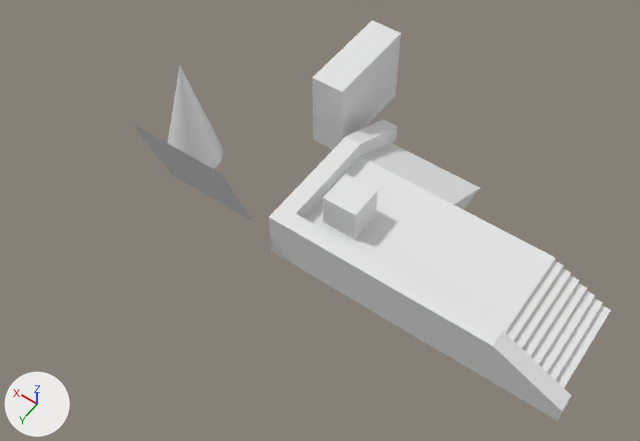
One commit to the OBJ model meshes/mesh_uv.obj: the scene before it, then after it.
Both versions are drawn from a camera (50 mm lens) standing at (-18.6, 21.5, 38.8) and looking at (-2.5, -1.1, 3.4). The axes (+X, +Y, +Z) are drawn at lower left. The lights are the same throughout. Where no turn or scale is listed for an object, it has been applied to the vertices.
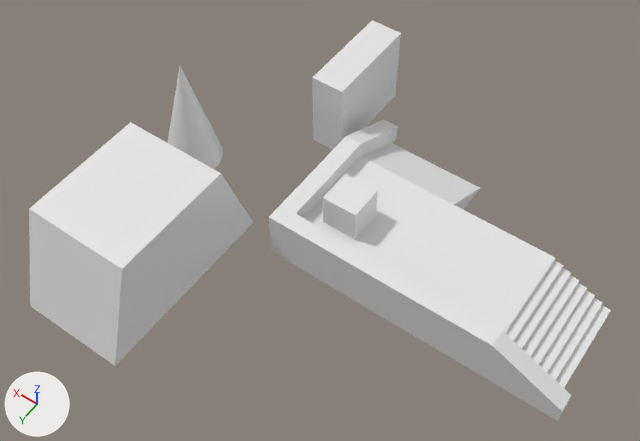
Commit message: changed the text mesh

Where the change shows, as pixel boxes [x1, y1, x2, y2] in the pictures (640 x 441 px):
'Plane', reshaped (85% wider, 145% taller): before [132, 123, 253, 222]; after [29, 122, 254, 366]
part 1 of me_plane, added: after [29, 122, 254, 366]

What the commit changed:
me_plane has 4 vertices, 2 faces and spans x 2.0..8.0, y -1.0..1.0, z 0.0..6.0.
me_plane is used by ob_plane; location (0.0, 0.0, 0.0).
Verts and faces of me_plane; kept vertices keep their numbers, new ones are numbered from 4.
Before the commit, vertices of me_plane: 0 (8.0, 1.0, 6.0) at pixel (130, 122), 1 (8.0, -1.0, 0.0) at pixel (171, 174), 3 (2.0, 1.0, 6.0) at pixel (221, 173).
Part 1, on me_plane:
New vertex 4 is at (8.0, 8.0, 6.0), pixel (29, 208).
New vertex 5 is at (2.0, 8.0, 6.0), pixel (121, 269).
New vertex 6 is at (8.0, 10.0, 0.0), pixel (30, 306).
New vertex 7 is at (2.0, 10.0, 0.0), pixel (115, 366).
New vertex 8 is at (2.0, -1.0, 0.0), pixel (253, 222).
New faces: (0, 4, 3), (3, 4, 5), (4, 6, 5), (5, 6, 7), (3, 5, 7), (3, 7, 8).
New faces: (0, 1, 4), (1, 6, 4).
